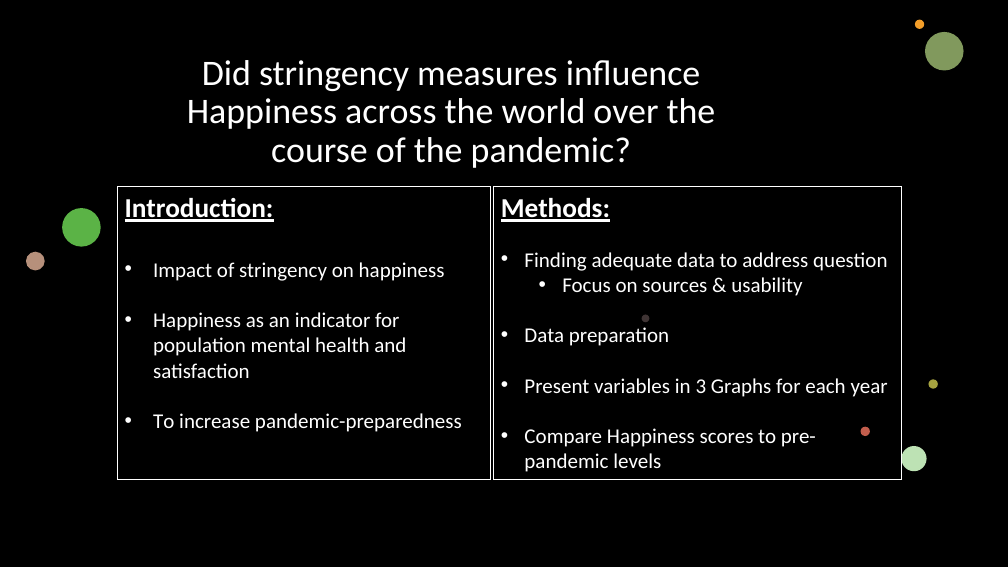
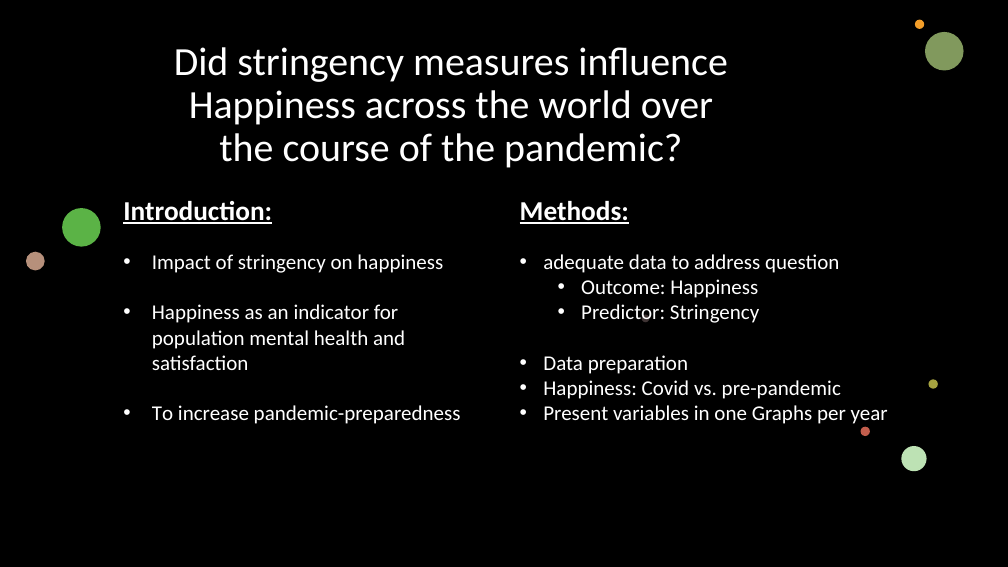
Before and after one commit to BenStrusch/data_group_snb, a slide deck: slide 1 of penultimate_short_presentation_v2.pptx. Drawn at 1008x567 pixels with LibreOffice and Linux fonts; fonts in the diff are those of the drawing; background and template pictures are left out; a plain dark background stands for a picture behind light text. Boxes give left, top, right and bottom in pixels: in the first picture for what was removed or moved away, otherwise in the second. Text is boxed around its words. In the diff, an @@ line names an element or a change of style, - is before the commit and + after.

```diff
--- a/penultimate_short_presentation_v2.pptx
+++ b/penultimate_short_presentation_v2.pptx
@@ title "Did stringency measures influence Happiness ..." at box(174, 47, 727, 168): size 34.2 to 38 pt @@
@@ text "Introduction:": place and size @@
-text "Introduction:" at box(117, 187, 490, 479)
+text "Introduction:" at box(123, 201, 461, 424)
@@ text "Introduction:" at box(123, 201, 461, 424): outline #FFFFFF 0.75 pt to none @@
@@ rectangle removed at box(494, 187, 901, 479) @@
-Methods:
-• Finding adequate data to address question
-  • Focus on sources & usability
-• Data preparation
-• Present variables in 3 Graphs for each year
-• Compare Happiness scores to pre-pandemic levels
@@ text added at box(520, 201, 888, 427), 20 pt, text #FFFFFF @@
+Methods:
+• adequate data to address question
+  • Outcome: Happiness
+  • Predictor: Stringency
+• Data preparation
+• Happiness: Covid vs. pre-pandemic
+• Present variables in one Graphs per year
```
Also in this commit, not shown: 2 other files.
